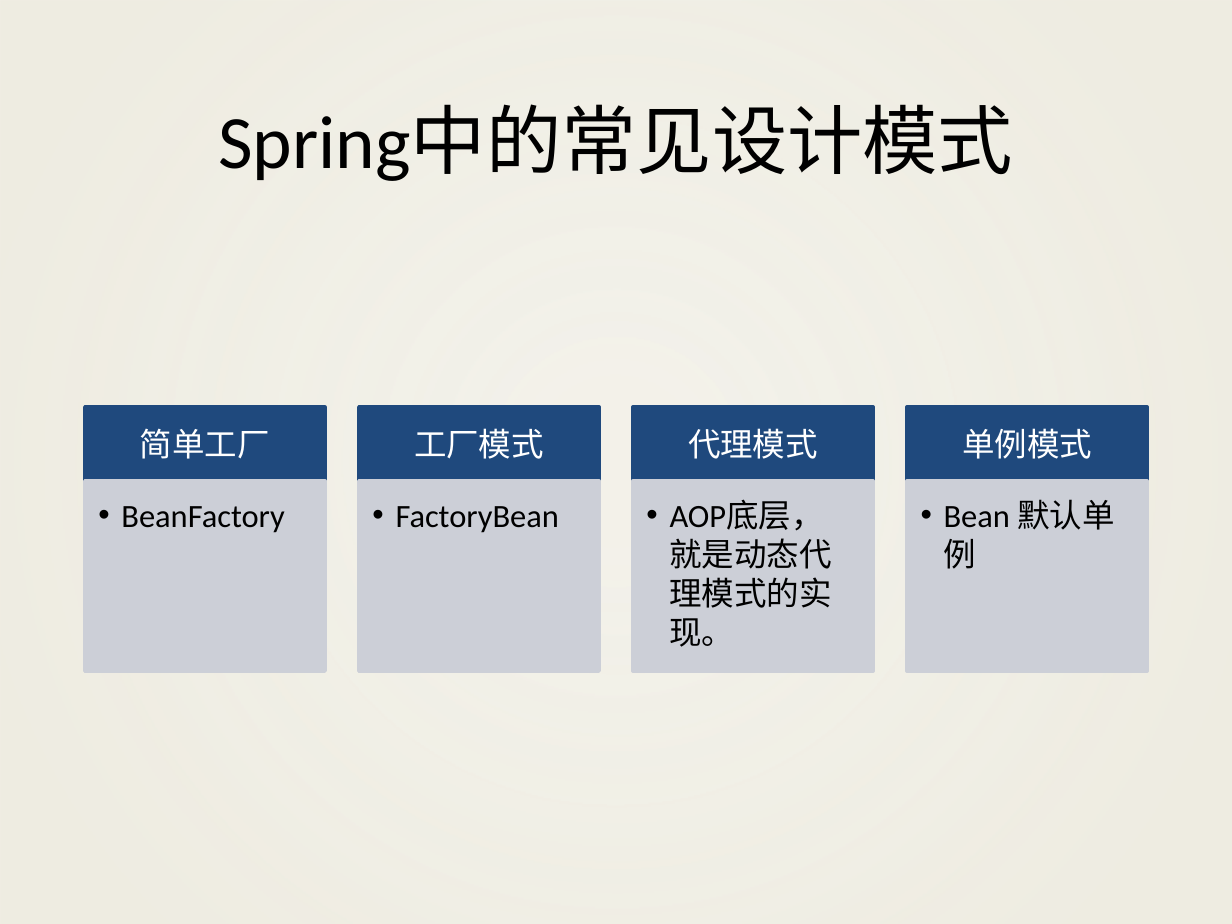
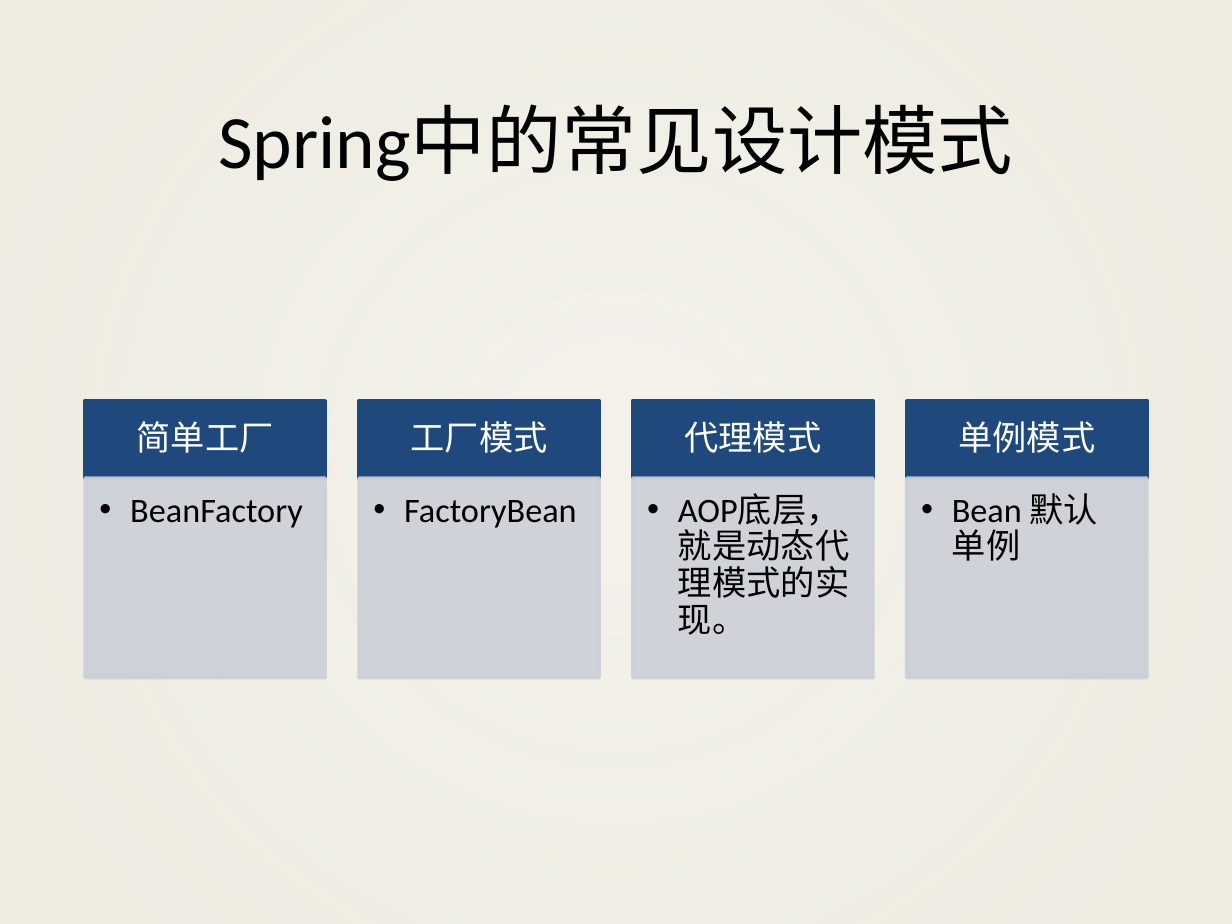
Before and after one commit to chenxofhit/ModernWebFullStack, a slide deck: slide 2 of 课件/part3.JSP:Servlet:SSM/第16章 课程总结.pptx. Drawn at 1232x924 pixels with LibreOffice and Linux fonts; fonts in the diff are those of the drawing; background and template pictures are left out. Boxes give left, top, right and bottom in pixels: in the first picture for what was removed or moved away, otherwise in the second. Text is boxed around its words. In the diff, an @@ line names an element or a change of style, - is before the commit and + after.

```diff
--- a/课件/part3.JSP:Servlet:SSM/第16章 课程总结.pptx
+++ b/课件/part3.JSP:Servlet:SSM/第16章 课程总结.pptx
@@ text "简单工厂": place and size @@
-text "简单工厂" at <box>140,428,270,459</box>
+text "简单工厂" at <box>137,421,274,453</box>
@@ rectangle: place and size @@
-rectangle at <box>85,407,325,480</box>
+rectangle at <box>85,400,325,478</box>
@@ text "工厂模式": place and size @@
-text "工厂模式" at <box>414,428,544,459</box>
+text "工厂模式" at <box>411,421,548,453</box>
@@ rectangle: place and size @@
-rectangle at <box>359,407,599,480</box>
+rectangle at <box>359,400,599,478</box>
@@ text "代理模式": place and size @@
-text "代理模式" at <box>688,428,818,459</box>
+text "代理模式" at <box>684,421,821,453</box>
@@ rectangle: place and size @@
-rectangle at <box>633,407,873,480</box>
+rectangle at <box>633,400,873,478</box>
@@ size 19 to 20 pt; line spacing 1 to 0.9 in 4 elements at <box>137,421,274,453</box>, <box>411,421,548,453</box>, <box>684,421,821,453</box>, <box>958,421,1095,453</box> @@
@@ text "单例模式": place and size @@
-text "单例模式" at <box>962,428,1092,459</box>
+text "单例模式" at <box>958,421,1095,453</box>
@@ rectangle: place and size @@
-rectangle at <box>907,407,1147,480</box>
+rectangle at <box>907,400,1147,478</box>
@@ rectangle: place and size @@
-rectangle at <box>85,480,325,670</box>
+rectangle at <box>85,478,325,678</box>
@@ rectangle: place and size @@
-rectangle at <box>359,480,599,670</box>
+rectangle at <box>359,478,599,678</box>
@@ rectangle: place and size @@
-rectangle at <box>633,480,873,670</box>
+rectangle at <box>633,478,873,678</box>
@@ size 19 to 20 pt; indent changed; line spacing 1 to 0.9 in 4 elements at <box>130,500,303,528</box>, <box>404,500,577,528</box>, <box>678,493,849,635</box>, <box>952,493,1098,561</box> @@
@@ rectangle: place and size @@
-rectangle at <box>907,480,1147,670</box>
+rectangle at <box>907,478,1147,678</box>
```
Also in this commit, not shown: 2 other slides changed, 2 other files.
